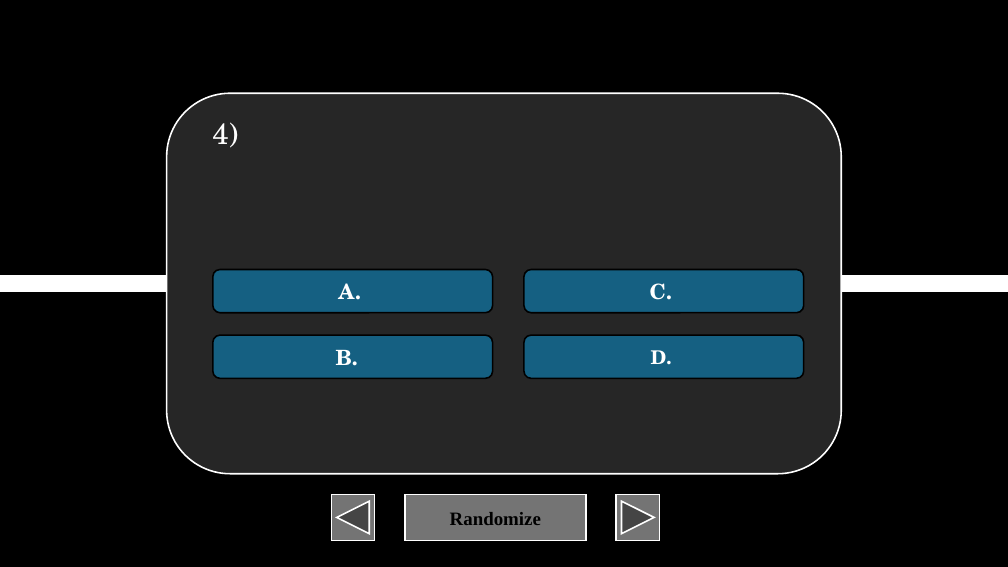
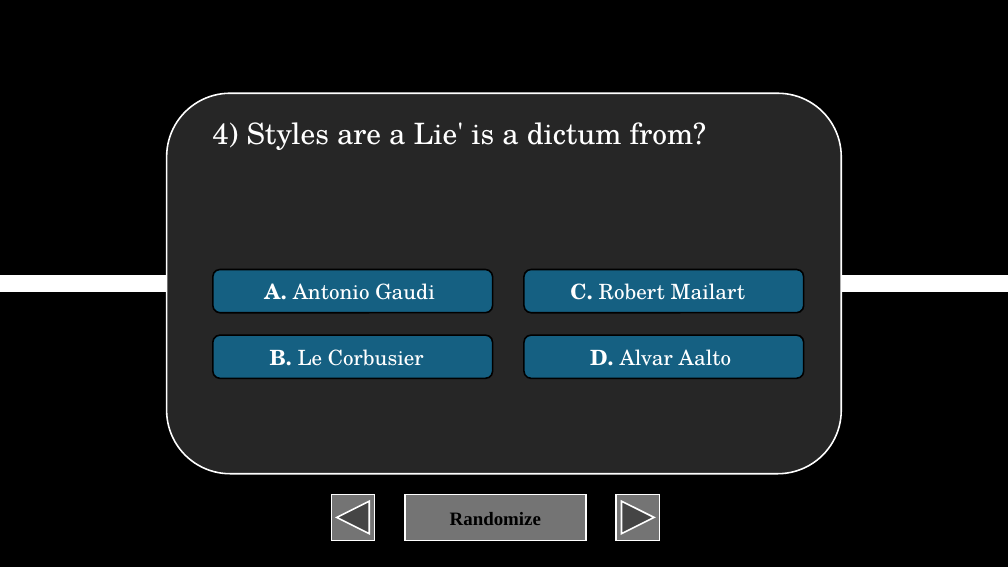
Before and after one commit to XIvanSolomonX/Archi-Reviewer, a slide deck: slide 5 of TOA.pptm. Drawn at 1008x567 pixels with LibreOffice and Linux fonts; fonts in the diff are those of the drawing. Boxes give left, top, right and bottom in pixels: in the first picture for what was removed or moved away, otherwise in the second. Text is boxed around its words. In the diff, an @@ line names an element or a change of style, - is before the commit and + after.

```diff
--- a/TOA.pptm
+++ b/TOA.pptm
@@ text at (212,122,707,150): text changed @@
-4)
+4) Styles are a Lie' is a dictum from?
@@ text in rounded rectangle at (264,283,435,300): text changed; bold off @@
-A.
+A. Antonio Gaudi
@@ text in rounded rectangle at (570,283,745,300): text changed; bold off @@
-C.
+C. Robert Mailart
@@ text in rounded rectangle at (270,349,424,366): text changed; bold off @@
-B.
+B. Le Corbusier
@@ text in rounded rectangle at (590,349,732,366): text changed; size 18 to 20 pt; bold off @@
-D.
+D. Alvar Aalto
```
Also in this commit, not shown: 10 other slides changed, 40 slides added.
